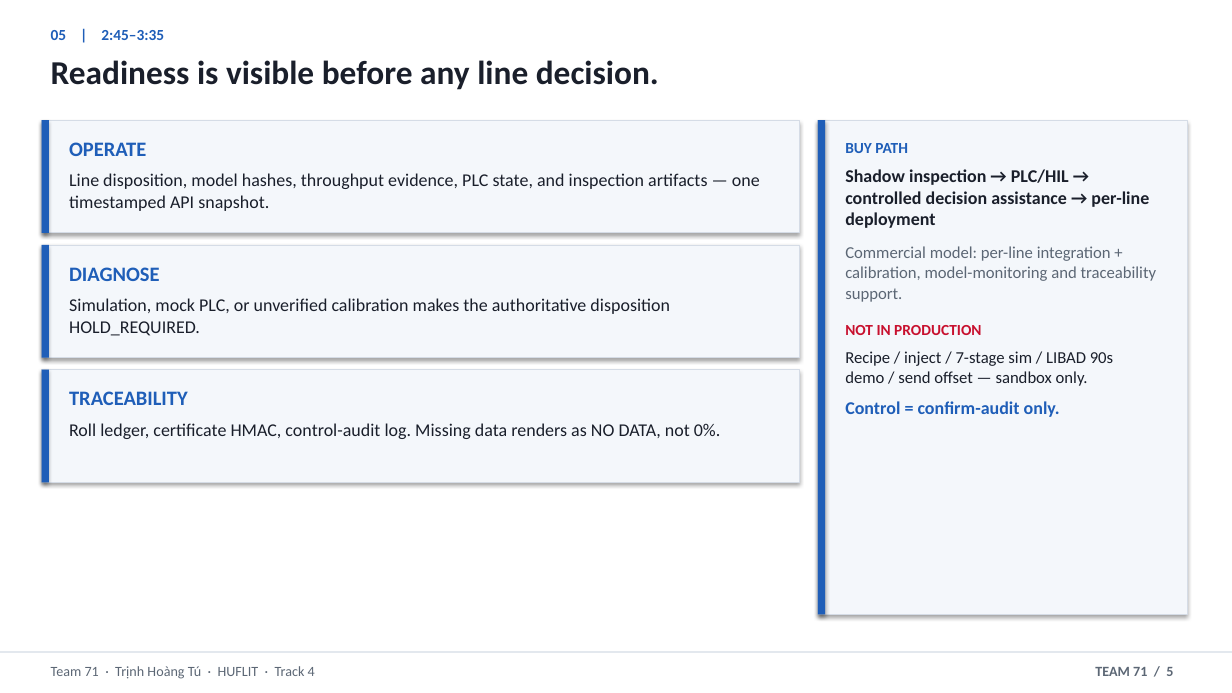
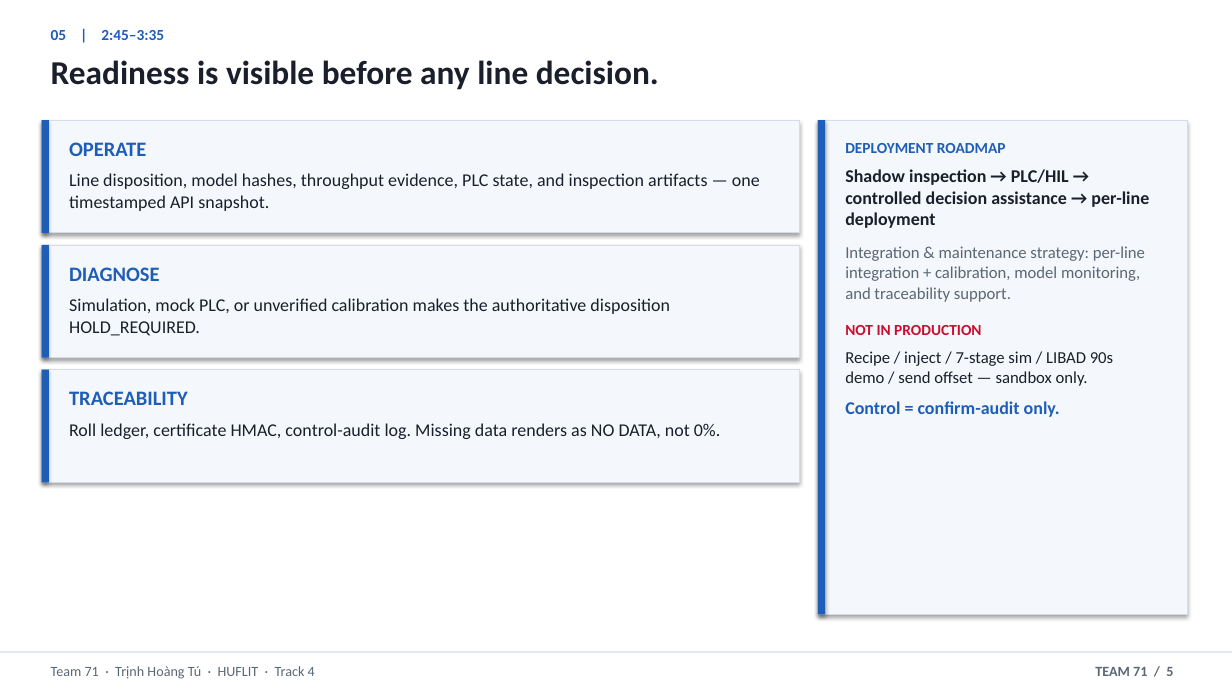
Before and after one commit to thtcsec/securecoating-vision, a slide deck: slide 5 of SecureCoating-Vision_Final_Defense_6min.pptx. Drawn at 1232x693 pixels with LibreOffice and Linux fonts; fonts in the diff are those of the drawing. Boxes give left, top, right and bottom in pixels: in the first picture for what was removed or moved away, otherwise in the second. Text is boxed around its words. In the diff, an @@ line names an element or a change of style, - is before the commit and + after.

```diff
--- a/SecureCoating-Vision_Final_Defense_6min.pptx
+++ b/SecureCoating-Vision_Final_Defense_6min.pptx
@@ text at [845, 143, 1006, 153]: text changed @@
-BUY PATH
+DEPLOYMENT ROADMAP
@@ text at [845, 246, 1145, 302]: text changed @@
-Commercial model: per-line integration + calibration, model-monitoring and traceability support.
+Integration & maintenance strategy: per-line integration + calibration, model monitoring, and traceability support.
```
Also in this commit, not shown: 2 other slides changed, 3 other files.
